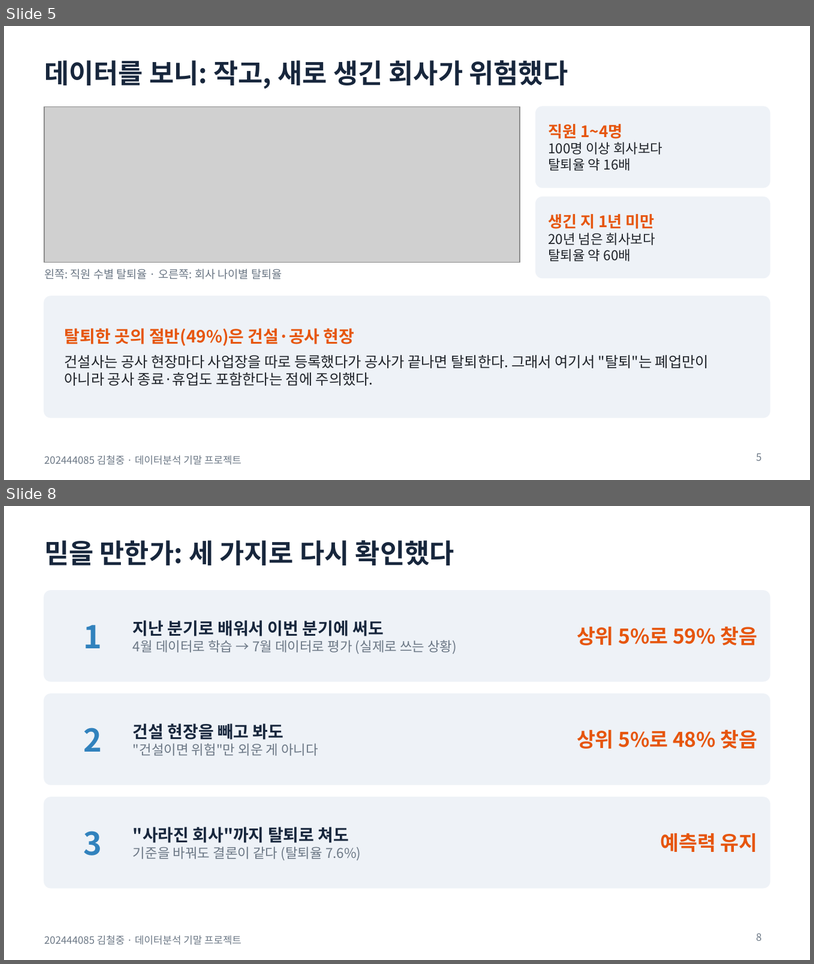
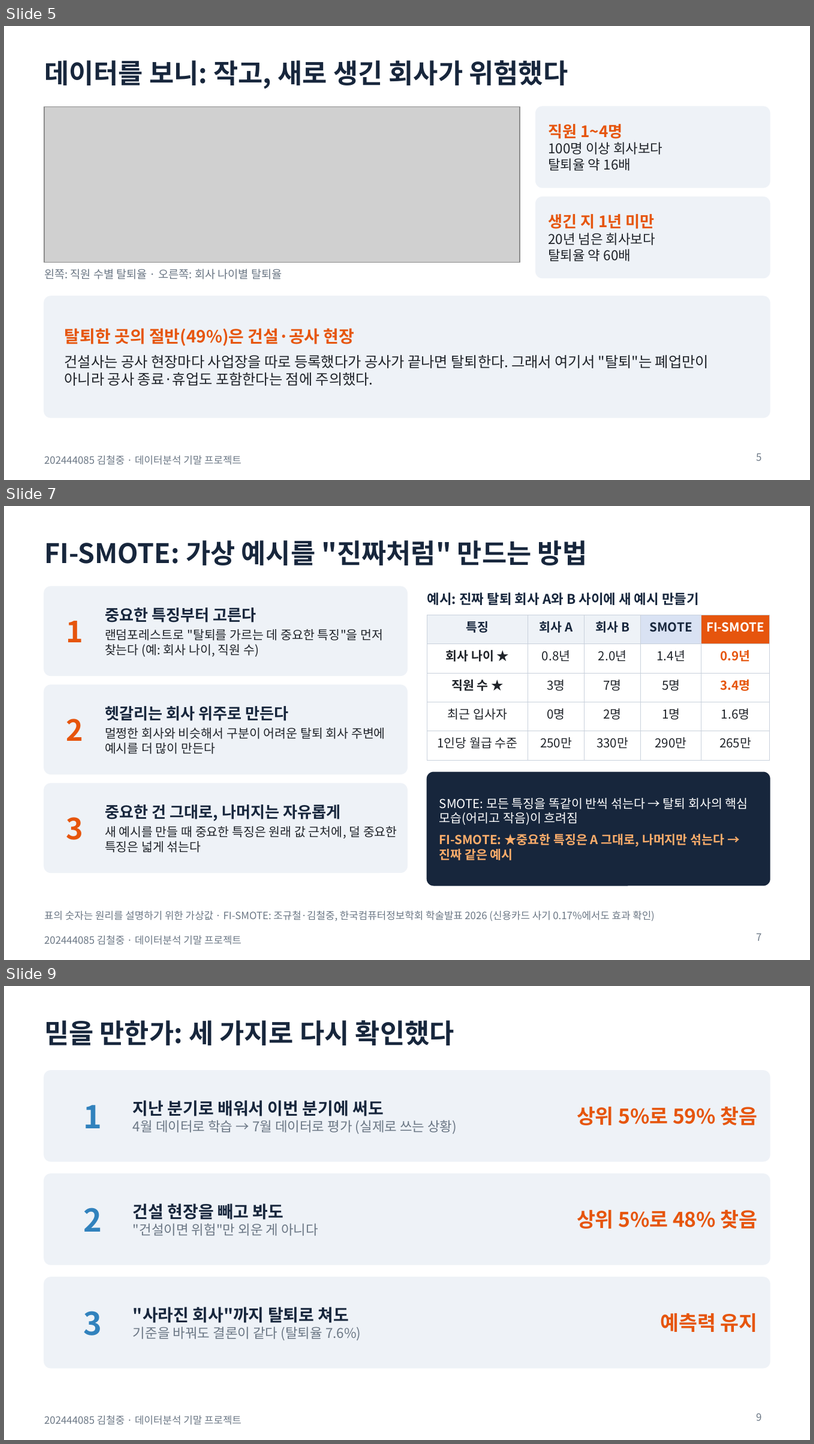
Before and after one commit to cholin3721/NPS-Workplace-Exit-Prediction, a slide deck: docs/202444085_김철중_기말프로젝트_발표.pptx. Shown one above the other, each under a label of ours: slides 5 and 8 before the commit, slides 5, 7 and 9 after it; the slides between them are not shown. The pictures are 814x964 and 814x1444 pixels, drawn with LibreOffice and Linux fonts; fonts in the diff are those of the drawing; grey boxes stand for pictures. Boxes give left, top, right and bottom in pixels: in the first picture for what was removed or moved away, otherwise in the second. Text is boxed around its words. In the diff, an @@ line names an element or a change of style, - is before the commit and + after.

```diff
--- a/docs/202444085_김철중_기말프로젝트_발표.pptx
+++ b/docs/202444085_김철중_기말프로젝트_발표.pptx
@@ slide 7 added at <box>4,506,810,960</box>, background #FFFFFF; not listed: 1 template element that a slide beside it also shows @@
@@ title added at <box>44,540,587,565</box>, 24 pt, text #17263C, bold @@
+FI-SMOTE: 가상 예시를 "진짜처럼" 만드는 방법
@@ rounded rectangle added at <box>44,586,407,675</box>, fill #EEF2F7, outline #EEF2F7 1 pt @@
@@ text added at <box>428,592,699,605</box>, 12 pt, text #17263C, bold @@
+예시: 진짜 탈퇴 회사 A와 B 사이에 새 예시 만들기
@@ text added at <box>105,607,383,657</box>, 11 pt, text #1F2329 @@
+중요한 특징부터 고른다
+랜덤포레스트로 "탈퇴를 가르는 데 중요한 특징"을 먼저 찾는다 (예: 회사 나이, 직원 수)
@@ text added at <box>66,621,83,642</box>, 26 pt, text #E6550D, bold @@
+1
@@ table added at <box>428,615,770,751</box>, 5 rows, 5 columns @@
+특징 | 회사 A | 회사 B | SMOTE | FI-SMOTE
+회사 나이 ★ | 0.8년 | 2.0년 | 1.4년 | 0.9년
+직원 수 ★ | 3명 | 7명 | 5명 | 3.4명
+최근 입사자 | 0명 | 2명 | 1명 | 1.6명
+1인당 월급 수준 | 250만 | 330만 | 290만 | 265만
@@ rounded rectangle added at <box>44,685,407,774</box>, fill #EEF2F7, outline #EEF2F7 1 pt @@
@@ text added at <box>66,718,83,741</box>, 26 pt, text #E6550D, bold @@
+2
@@ text added at <box>105,706,386,754</box>, 11 pt, text #1F2329 @@
+헷갈리는 회사 위주로 만든다
+멀쩡한 회사와 비슷해서 구분이 어려운 탈퇴 회사 주변에 예시를 더 많이 만든다
@@ rounded rectangle added at <box>428,772,770,885</box>, fill #17263C, outline #17263C 1 pt @@
@@ rounded rectangle added at <box>44,783,407,872</box>, fill #EEF2F7, outline #EEF2F7 1 pt @@
@@ text added at <box>105,804,398,852</box>, 11 pt, text #1F2329 @@
+중요한 건 그대로, 나머지는 자유롭게
+새 예시를 만들 때 중요한 특징은 원래 값 근처에, 덜 중요한 특징은 넓게 섞는다
@@ text added at <box>440,798,749,860</box>, 11 pt, text #FFFFFF @@
+SMOTE: 모든 특징을 똑같이 반씩 섞는다 → 탈퇴 회사의 핵심 모습(어리고 작음)이 흐려짐
+FI-SMOTE: ★중요한 특징은 A 그대로, 나머지만 섞는다 → 진짜 같은 예시
@@ text added at <box>66,817,83,840</box>, 26 pt, text #E6550D, bold @@
+3
@@ text added at <box>44,910,654,921</box>, 9 pt, text #6B7785 @@
+표의 숫자는 원리를 설명하기 위한 가상값 · FI-SMOTE: 조규철·김철중, 한국컴퓨터정보학회 학술발표 2026 (신용카드 사기 0.17%에서도 효과 확인)
@@ page number added at <box>756,933,762,940</box>, 9 pt, text #6B7785 @@
+7
@@ what was slide 8 is now slide 9 @@
@@ page number at <box>756,1413,762,1420</box>: text changed @@
-8
+9
```
Also in this commit, not shown: 3 slides changed, 2 other files.
